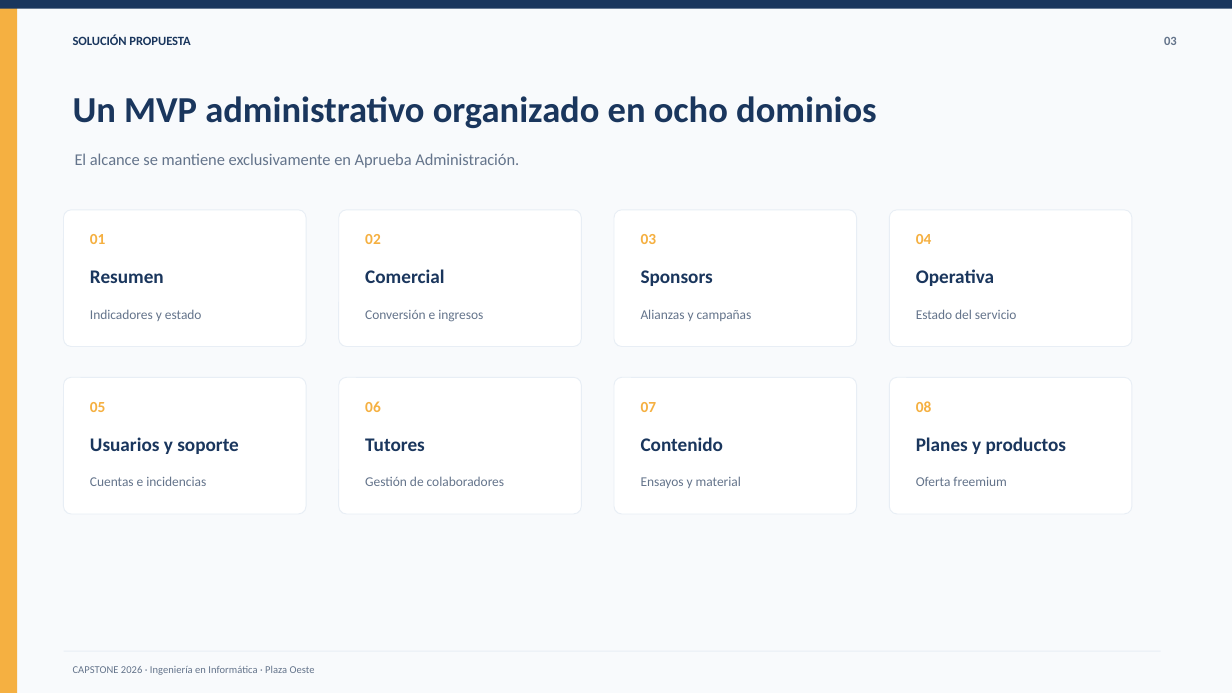
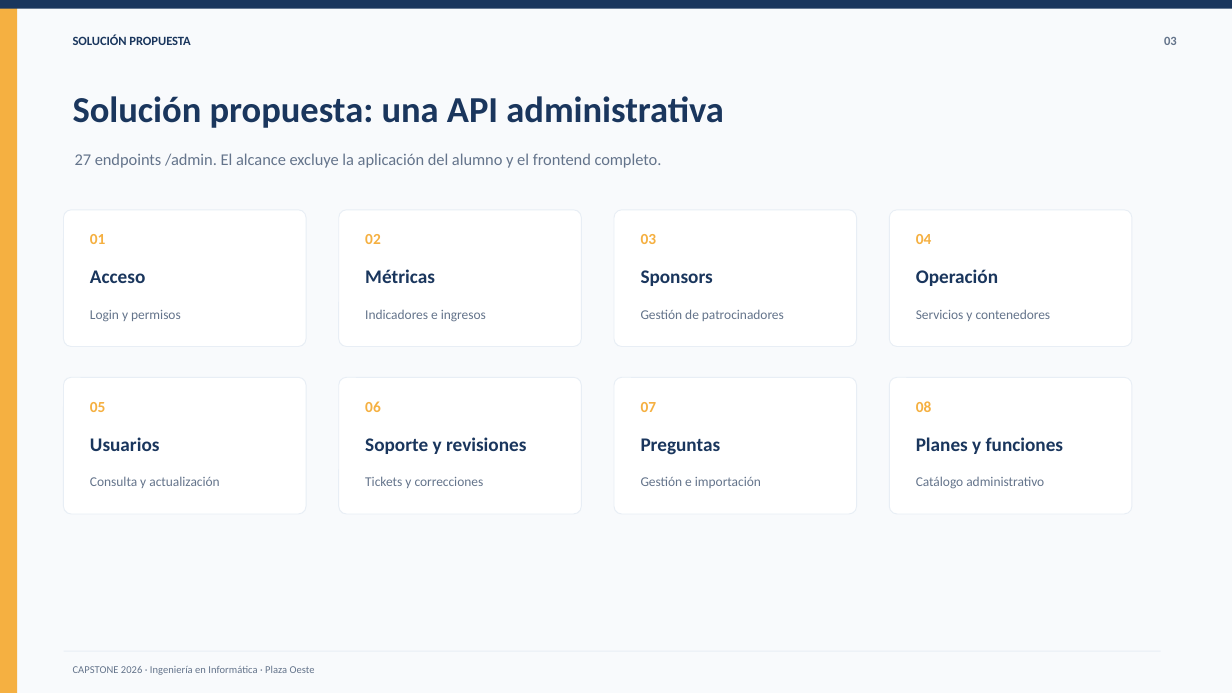
Before and after one commit to tsddds/Capstone_Aprueba-Administracion_Grupo8, a slide deck: slide 3 of Fase1/Evidencias_grupales/02_Presentacion_Proyecto_Fase1_Aprueba_Administracion.pptx. Drawn at 1232x693 pixels with LibreOffice and Linux fonts; fonts in the diff are those of the drawing. Boxes give left, top, right and bottom in pixels: in the first picture for what was removed or moved away, otherwise in the second. Text is boxed around its words. In the diff, an @@ line names an element or a change of style, - is before the commit and + after.

Commit message:
Actualiza evidencias grupales Fase 1 solo backend y README

```diff
--- a/Fase1/Evidencias_grupales/02_Presentacion_Proyecto_Fase1_Aprueba_Administracion.pptx
+++ b/Fase1/Evidencias_grupales/02_Presentacion_Proyecto_Fase1_Aprueba_Administracion.pptx
@@ text at (73,96,723,128): text changed @@
-Un MVP administrativo organizado en ocho dominios
+Solución propuesta: una API administrativa
@@ text at (75,153,662,168): text changed @@
-El alcance se mantiene exclusivamente en Aprueba Administración.
+27 endpoints /admin. El alcance excluye la aplicación del alumno y el frontend completo.
@@ text at (365,269,435,283): text changed @@
-Comercial
+Métricas
@@ text at (916,269,998,286): text changed @@
-Operativa
+Operación
@@ text at (90,270,145,283): text changed @@
-Resumen
+Acceso
@@ text at (90,310,181,322): text changed @@
-Indicadores y estado
+Login y permisos
@@ text at (365,310,486,322): text changed @@
-Conversión e ingresos
+Indicadores e ingresos
@@ text at (641,309,784,321): text changed @@
-Alianzas y campañas
+Gestión de patrocinadores
@@ text at (916,309,1051,321): text changed @@
-Estado del servicio
+Servicios y contenedores
@@ text at (90,437,160,451): text changed @@
-Usuarios y soporte
+Usuarios
@@ text at (365,437,526,454): text changed @@
-Tutores
+Soporte y revisiones
@@ text at (641,438,721,455): text changed @@
-Contenido
+Preguntas
@@ text at (916,437,1063,454): text changed @@
-Planes y productos
+Planes y funciones
@@ text at (90,476,219,488): text changed @@
-Cuentas e incidencias
+Consulta y actualización
@@ text at (365,476,484,488): text changed @@
-Gestión de colaboradores
+Tickets y correcciones
@@ text at (641,477,761,488): text changed @@
-Ensayos y material
+Gestión e importación
@@ text at (916,476,1044,488): text changed @@
-Oferta freemium
+Catálogo administrativo
```
Also in this commit, not shown: 9 other slides changed, 1 slide added, 1 slide removed, 33 other files.
